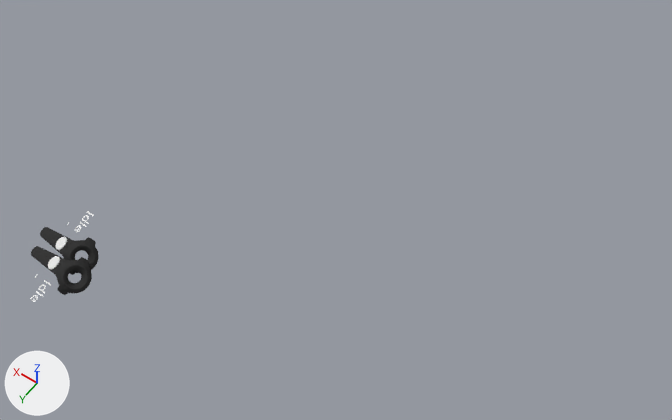
The Blender file VR-SketchPosing.blend as it was, and as the next commit left it.
Rendered twice from a 50 mm lens placed at (-1.852, 0.038, 1.976), pointed at (-0.802, -1.432, -0.333). Arrows for +X, +Y and +Z are at lower left; the lights stay in place.

The first picture shows 'Controller.L', 'Controller.R', 'Text.L', 'Text.R'.
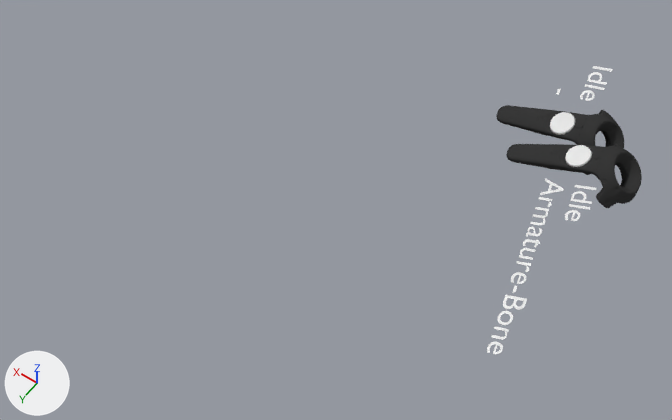
What differs and where, as boxes (x1, y1, x2, y2) in the pictures (672 x 420 px):
'Controller.R', moved, turned, rescaled
    before: (31, 246, 92, 295)
    after: (506, 143, 642, 208)
'Controller.L', moved, turned, rescaled
    before: (40, 227, 99, 275)
    after: (496, 105, 624, 175)
'Text.R', text changed, moved, turned, rescaled
    before: (31, 274, 51, 302)
    after: (487, 179, 597, 354)
'Text.L', moved, turned, rescaled
    before: (67, 211, 94, 232)
    after: (556, 66, 613, 101)

What the commit changed:
In text 'Text' (txt_text), body goes from 'Idle\n-' to 'Idle\nArmature-Bone'.
Object 'Text.L' (ob_text_l) moves from (-0.327, -0.789, -0.204) to (-1.313, -2.164, -0.288).
Object 'Text.L' (ob_text_l) turns from (17, 22, 90) to (15, 20, 99) degrees about x, y and z.
Object 'Text.L' (ob_text_l) is rescaled from (1.0, 1.0, 1.0) to (2.0, 2.0, 2.0).
Object 'Text.R' (ob_text_r) moves from (-0.361, -0.73, -0.204) to (-1.42, -2.072, -0.284).
Object 'Text.R' (ob_text_r) turns from (16, 18, 91) to (16, 10, 103) degrees about x, y and z.
Object 'Text.R' (ob_text_r) is rescaled from (1.0, 1.0, 1.0) to (2.0, 2.0, 2.0).
Object 'Controller.R' (ob_controller_r) moves from (-0.361, -0.73, -0.204) to (-1.42, -2.072, -0.284).
Object 'Controller.R' (ob_controller_r) turns from (106, 18, 91) to (106, 10, 103) degrees about x, y and z.
Object 'Controller.R' (ob_controller_r) is rescaled from (1.0, 1.0, 1.0) to (2.0, 2.0, 2.0).
Object 'Controller.L' (ob_controller_l) moves from (-0.327, -0.789, -0.204) to (-1.313, -2.164, -0.288).
Object 'Controller.L' (ob_controller_l) turns from (107, 22, 90) to (105, 20, 99) degrees about x, y and z.
Object 'Controller.L' (ob_controller_l) is rescaled from (1.0, 1.0, 1.0) to (2.0, 2.0, 2.0).
